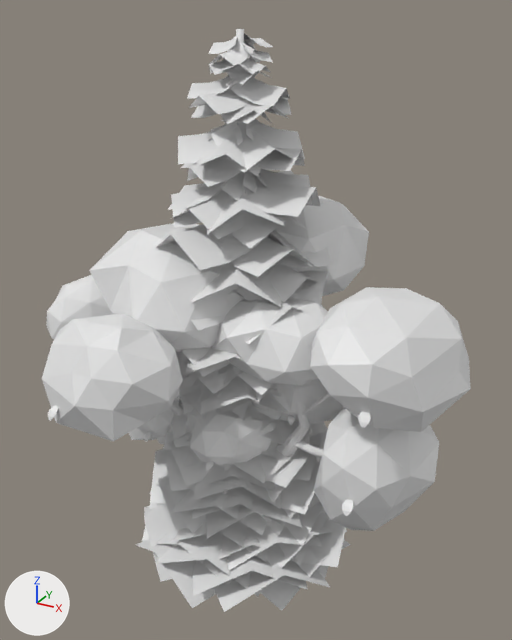
Renders of the FBX model Assets/Low Poly Medieval Kit/Meshes/Trees.fbx from each side of a commit.
Camera for both pictures: a camera (50 mm lens) standing at (6.33, -10.96, 11.55) and looking at (0.03, 0.49, 5.83). The axes (+X, +Y, +Z) are drawn at lower left. The lights are the same throughout. Where no turn or scale is listed for an object, it has been applied to the vertices. Vertices at the same position are counted once.

Objects in the first picture: 'Tree_11', 'Tree_14 Leaves', 'Tree_15', 'Tree_15 Leaves', 'Tree_5', 'Tree_6'.
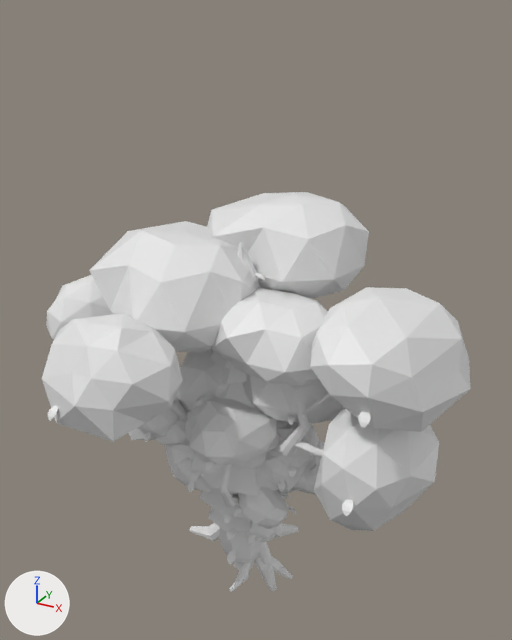
The newer file is also rescaled (x2.0) as a whole; pictures and numbers use the older file's frame.

What differs and where, as boxes [x1, y1, x2, y2] in the pictures (512 x 640 px):
'Tree_15 Leaves', deleted: before [157, 34, 332, 420]
'Tree_14 Leaves', deleted: before [136, 264, 351, 612]
'Tree_15', deleted: before [236, 29, 244, 44]
part 1 of me_tree_12_cylinder_014, shading changed: after [173, 454, 306, 493]
part 2 of me_tree_10_cylinder_025, shading changed: after [248, 520, 279, 545]
part 3 of me_tree_11_cylinder_013, shading changed: before [156, 427, 325, 444]; after [156, 410, 325, 543]
part 4 of me_tree_9_cylinder_010, shading changed: after [222, 242, 247, 384]
'Tree_2', unchanged, uncovered by the edit: before [258, 441, 278, 456]; after [187, 350, 288, 570]
'Tree_4', unchanged, uncovered by the edit: before [260, 514, 273, 523]; after [187, 410, 296, 529]

The change in detail:
me_tree_12_cylinder_014 has 470 vertices, 644 faces and spans x -1.42..1.4, y -1.03..1.25, z -0.08..3.46.
me_tree_12_cylinder_014 is used by ob_tree_12; location (0.0, 0.0, 0.0).
me_tree_12_cylinder_014 part 1: edges marked sharp go from 1072 to 1069.
me_tree_11_cylinder_013 has 982 vertices, 1530 faces and spans x -1.74..1.61, y -1.22..1.28, z -0.1..4.21.
me_tree_11_cylinder_013 is used by ob_tree_11; location (0.0, 0.0, 0.0).
me_tree_11_cylinder_013 part 3: edges marked sharp go from 2435 to 2432.
me_tree_9_cylinder_010 has 232 vertices, 218 faces and spans x -0.86..0.87, y -0.88..0.86, z -0.07..7.56.
me_tree_9_cylinder_010 is used by ob_tree_9; location (0.0, 0.0, 0.0).
me_tree_9_cylinder_010 part 4: edges marked sharp go from 426 to 424.
me_tree_10_cylinder_025 has 1006 vertices, 1632 faces and spans x -1.15..1.14, y -1.02..0.93, z -0.07..4.66.
me_tree_10_cylinder_025 is used by ob_tree_10; location (0.0, 0.0, 0.0).
me_tree_10_cylinder_025 part 2: edges marked sharp go from 2532 to 2531.
Object 'Tree_15 Leaves' (ob_tree_15_leaves) is deleted.
Object 'Tree_15' (ob_tree_15) is deleted.
Object 'Tree_14 Leaves' (ob_tree_14_leaves) is deleted.
